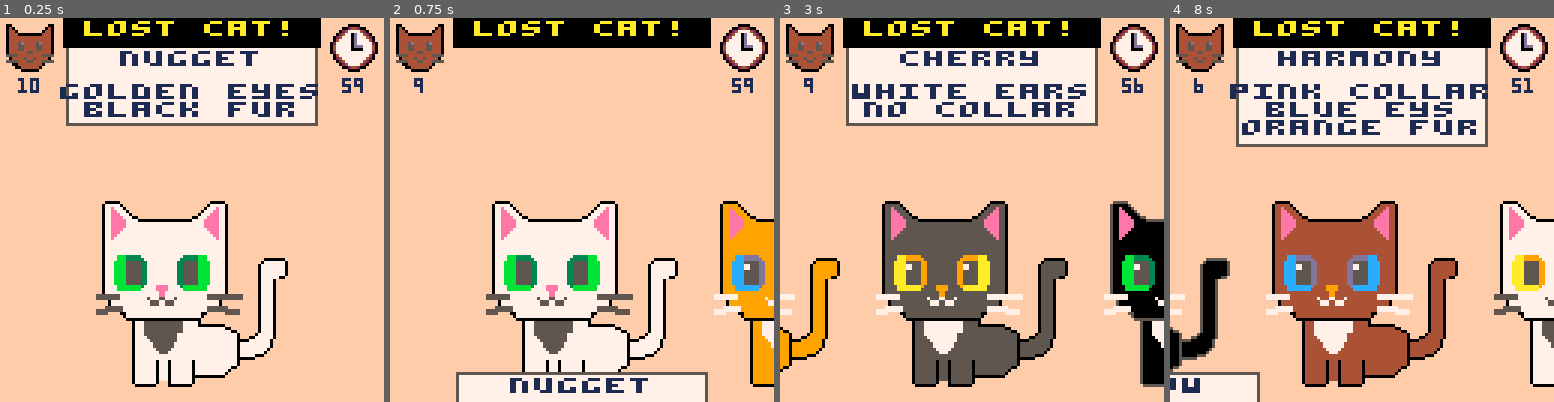
Above: before the commit, frames 1-4 (left to right).
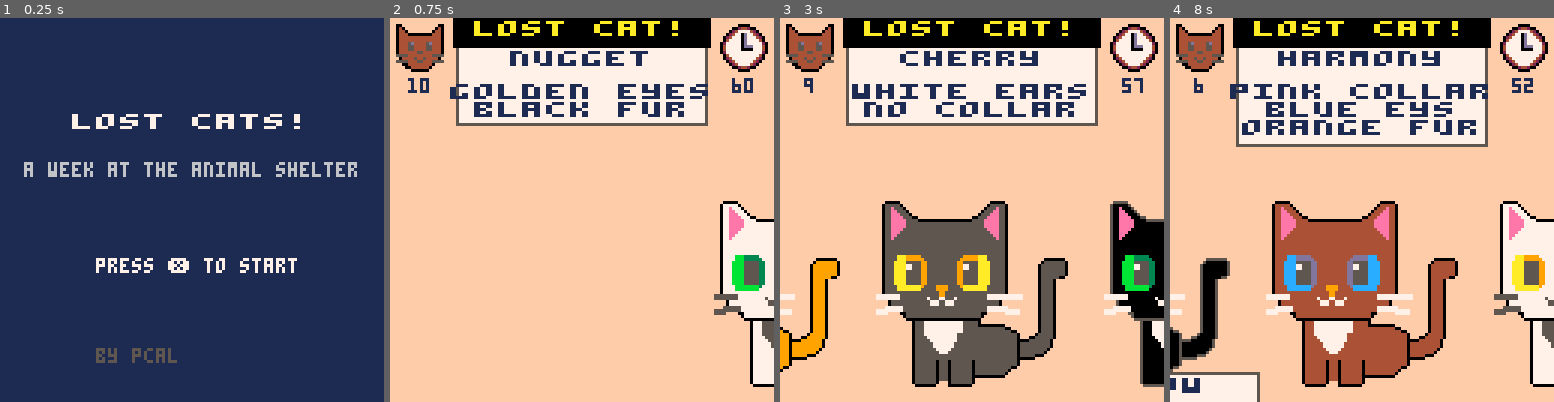
Above: after the commit, the same moments.

Repository: pcal43/pico8-papurrs-please
Game: PICO-8 cartridge pico8-home/carts/lost-cats.p8
The game is run twice, just before and just after one commit, with the same random seed, the same clock (stepped at 60 frames per second) and the same inputs.
Inputs:
- Up to frame 1 (0.25 s): no input
- Up to frame 2 (0.75 s): tap X (X key) at 0.33 s; tap O (Z key) at 0.7 s
- Up to frame 3 (3 s): tap X (X key) at 1.07, 1.85, 2.97 s; hold Right 1.6-2.1 s; tap O (Z key) every 0.4 s from 1.7 to 2.9 s; hold Right from 2.47 s (still down)
- Up to frame 4 (8 s): release Right at 3.03 s; hold Left 3.08-3.58 s; tap O (Z key) every 0.4 s from 3.3 to 7.7 s; hold Right 4.02-4.68 s; tap X (X key) every 1.12 s from 4.08 to 7.43 s; hold Left 5.08-5.68 s; hold Right 6.08-6.58 s; hold Right 6.63-7.13 s; hold Right from 7.5 s (still down)

The runs differ from the first frame. In frame 1, 96% of the frame differs, in the area x 0-100%, y 0-100%; in frame 2, 37%; in frame 3, less than 0.1%; in frame 4, less than 0.1%.

Commit message:
checkpoint

Diff:
--- a/pico8-home/carts/lost-cats.p8
+++ b/pico8-home/carts/lost-cats.p8
@@ -9,6 +9,7 @@
 #include src/Poster.lua
 #include src/Cat.lua
 #include src/GameScreen.lua
+#include src/TitleScreen.lua
 #include src/Controller.lua
 
 CONTROLLER = Controller.new()
--- a/pico8-home/carts/src/Controller.lua
+++ b/pico8-home/carts/src/Controller.lua
@@ -1,51 +1,76 @@
-CONTROLLER = nil
-
 local Controller = {}
 Controller.new = function()
 
     local self = {}
-    self.frameAlpha = -1
+    local gameScreen = nil
+    self.current_screen = nil
 
-    local gameScreen = nil
-    local activeScreen = gameScreen
-
-    local function showTitle()
-        gameScreen.show()
-        activeScreen = gameScreen
+    function self.init()
+        cartdata("lost-cats") -- set the key for persistent storage
     end
 
 
-    function self.init()
-        cartdata("lost-cats") -- set the key for persistent storage
-
-        gameScreen = GameScreen.new()
-        showTitle()
-    end
-
     function self.update()
-        self.frameAlpha += 1
-        if (activeScreen != nil) activeScreen.update()
+        if self.current_screen and self.current_screen.update then
+            self.current_screen.update()
+        end
+        coresume(self.flow)
     end
 
     function self.draw()
-        if (activeScreen != nil) activeScreen.draw()
+        if self.current_screen and self.current_screen.draw then
+            self.current_screen.draw()
+        end
     end
 
-    function self.onStart(selectedLevel)
-    end
 
-    function self.onReset()
-    end
+    self.flow = cocreate(function()
+        while true do
+            -- Title screen
+            self.current_screen = TitleScreen.new()
+            while not btnp(4) do yield() end
 
-    function self.onExit()
-        showTitle()
-    end
+            -- Play through the week
+            for day=1,7 do
+                -- Day splash
+                -- self.current_screen = DaySplashScreen.new(day)
+                -- for i=1,60 do yield() end
 
-    function self.onNext()
-    end
+                -- Create the game screen
+                self.current_screen = GameScreen.new()
 
-    function self.onSolved()
-    end
+                -- Picking phase
+                while #self.current_screen.posters > 0 and
+                    self.current_screen.secondsRemaining > 0 do
+                    yield()
+                end
+
+    --            -- Show message
+    --            local msg = self.current_screen.secondsRemaining <= 0
+    --                and "time's up!" or "all cats found!"
+    --            self.current_screen.message = msg
+    --            for i=1,60 do yield() end
+
+                -- Review each cat
+    --            for i=1,#self.current_screen.catList do
+    --                local cat = self.current_screen.catList[i]
+    --                if cat.poster then
+    --                    self.current_screen.review_index = i
+    --                    self.current_screen.is_correct = cat.matches(cat.poster.traits)
+    --                    for j=1,90 do yield() end
+    --                end
+    --            end
+
+                -- Day results
+    --            self.current_screen.show_results = true
+    --            while not btnp(4) do yield() end
+            end
+
+            -- Game over
+    --        self.current_screen = GameOverScreen.new()
+    --        while true do yield() end
+        end
+    end)
 
     return self
 end
--- /dev/null
+++ b/pico8-home/carts/src/TitleScreen.lua
@@ -0,0 +1,51 @@
+local TitleScreen = {}
+TitleScreen.new = function()
+    local self = {}
+
+    self.done = false
+    self.blink_timer = 0
+
+    function self.show()
+    end
+
+    function self.update()
+        self.blink_timer += 1
+
+        if btnp(4) or btnp(5) then
+            self.done = true
+        end
+    end
+
+    function self.draw()
+        cls(1) -- dark blue background
+
+        -- Draw title
+        local title = "lost cats!"
+        local title_w = #title * 8
+        local title_x = (128 - title_w) / 2
+        print("\^w"..title, title_x, 32, 7)
+
+        -- Draw subtitle
+        local subtitle = "a week at the animal shelter"
+        local sub_w = #subtitle * 4
+        local sub_x = (128 - sub_w) / 2
+        print(subtitle, sub_x, 48, 6)
+
+        -- Blinking "press ❎ to start"
+        if self.blink_timer % 30 < 20 then
+            local start = "press ❎ to start"
+            local start_w = #start * 4
+            local start_x = (128 - start_w) / 2
+            print(start, start_x, 80, 7)
+        end
+
+        -- Credits
+        print("by pcal", 32, 110, 5)
+    end
+
+    function self.is_done()
+        return self.done
+    end
+
+    return self
+end
